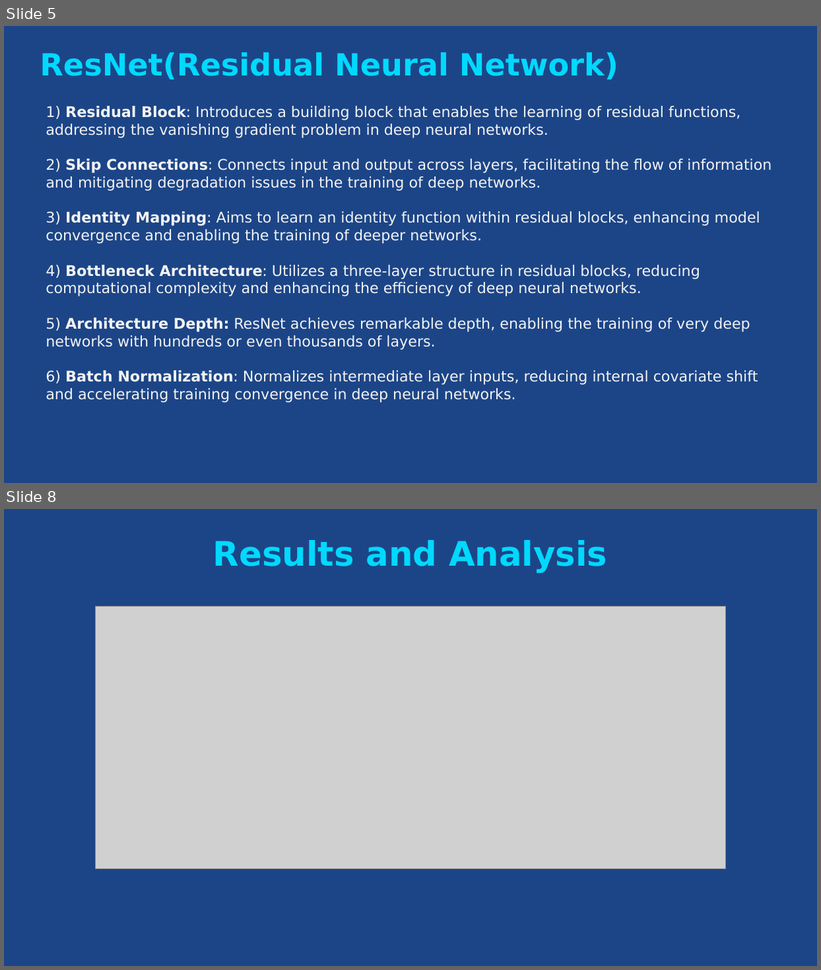
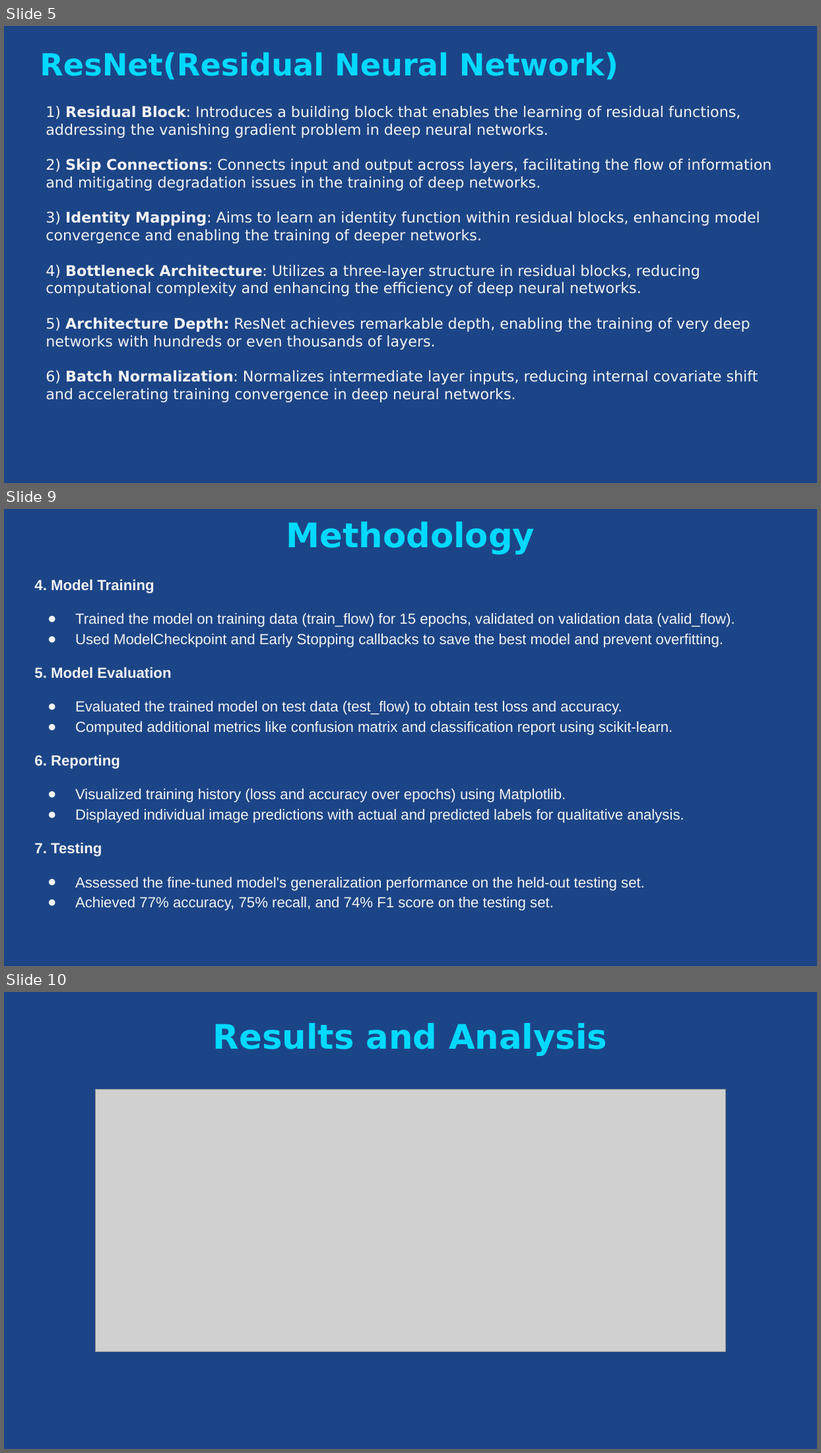
Before and after one commit to jnvshubham7/Identification-of-Artificially-Generated-Images, a slide deck: PPT.pptx. Shown one above the other, each under a label of ours: slides 5 and 8 before the commit, slides 5, 9 and 10 after it; the slides between them are not shown. The pictures are 821x970 and 821x1453 pixels, drawn with LibreOffice and Linux fonts; fonts in the diff are those of the drawing; grey boxes stand for pictures. Boxes give left, top, right and bottom in pixels: in the first picture for what was removed or moved away, otherwise in the second. Text is boxed around its words. In the diff, an @@ line names an element or a change of style, - is before the commit and + after.

```diff
--- a/PPT.pptx
+++ b/PPT.pptx
@@ slide 9 added at bbox=[4, 509, 817, 966], background #1C4587 @@
@@ title added at bbox=[286, 522, 535, 555], 30 pt, text #00D9FD, bold @@
+Methodology
@@ text added at bbox=[34, 580, 735, 911], 13 pt, text #F3F3F3 @@
+4. Model Training
+● Trained the model on training data (train_flow) for 15 epochs, validated on validation data (valid_flow).
+● Used ModelCheckpoint and Early Stopping callbacks to save the best model and prevent overfitting.
+5. Model Evaluation
+● Evaluated the trained model on test data (test_flow) to obtain test loss and accuracy.
+● Computed additional metrics like confusion matrix and classification report using scikit-learn.
+6. Reporting
+● Visualized training history (loss and accuracy over epochs) using Matplotlib.
+● Displayed individual image predictions with actual and predicted labels for qualitative analysis.
+7. Testing
+● Assessed the fine-tuned model's generalization performance on the held-out testing set.
+● Achieved 77% accuracy, 75% recall, and 74% F1 score on the testing set.
@@ what was slide 8 is now slide 10 @@
```
Also in this commit, not shown: 4 slides changed, 3 other slides added, 1 slide removed, 3 other files.
